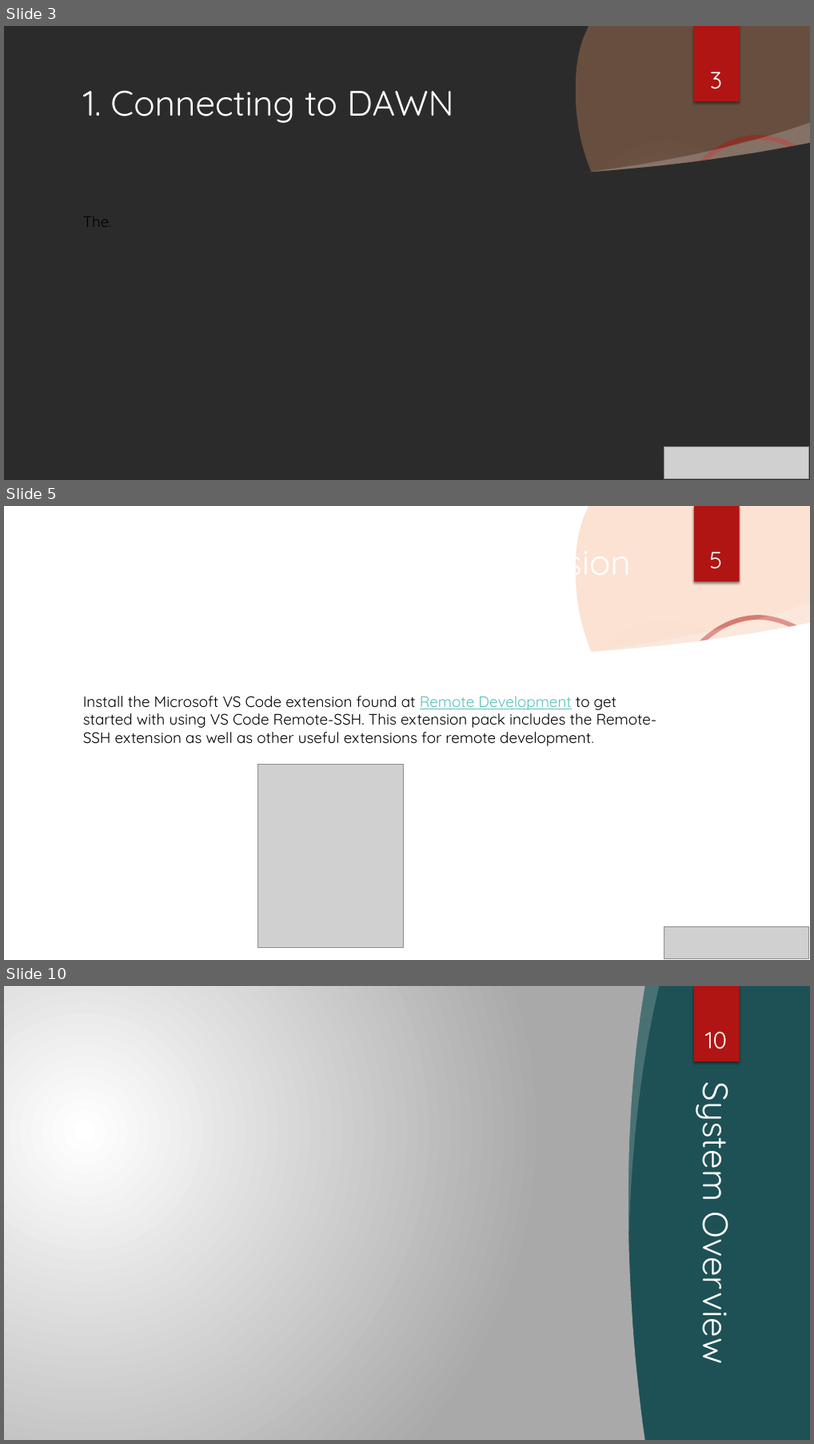
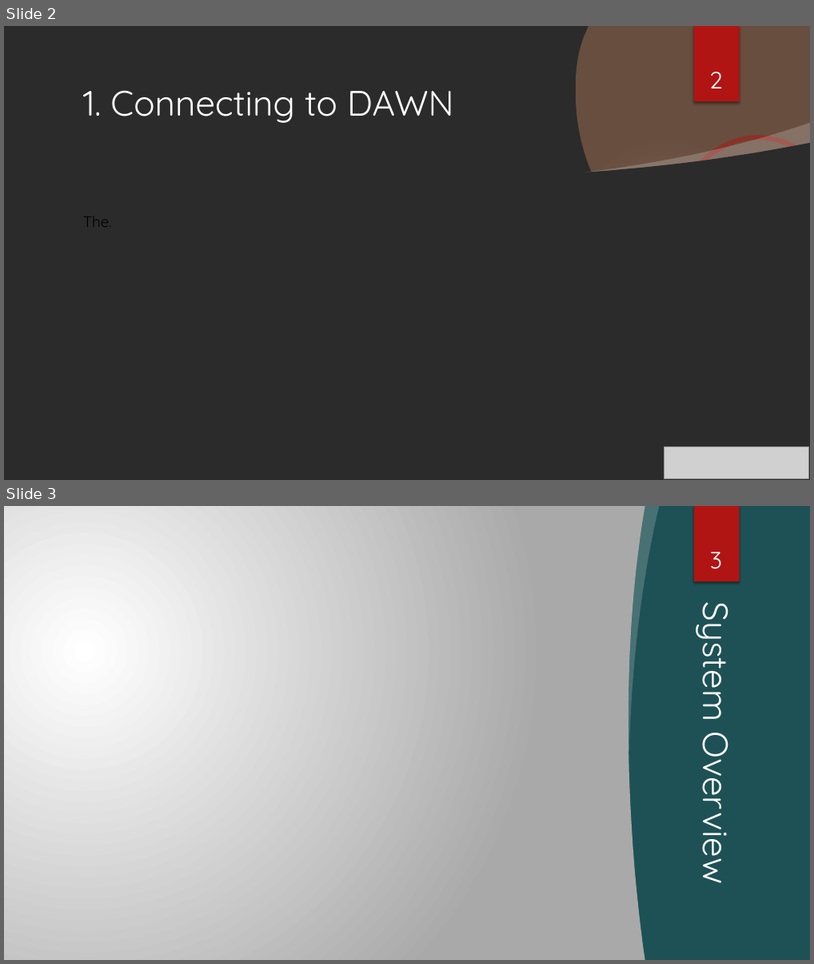
Before and after one commit to RSE-Cambridge/Intro-to-Dawn, a slide deck: Part3-PythonEnvironments/Slides/PyEnvs_onDAWN.pptx. Shown one above the other, each under a label of ours: slides 3, 5 and 10 before the commit, slides 2 and 3 after it; the slides between them are not shown. The pictures are 814x1444 and 814x964 pixels, drawn with LibreOffice and Linux fonts; fonts in the diff are those of the drawing; grey boxes stand for pictures; background and template pictures are left out; a plain dark background stands for a picture behind light text. Boxes give left, top, right and bottom in pixels: in the first picture for what was removed or moved away, otherwise in the second. Text is boxed around its words. In the diff, an @@ line names an element or a change of style, - is before the commit and + after.

Commit message:
VsCode tunnel on dawn
moved vscode on dawn

```diff
--- a/Part3-PythonEnvironments/Slides/PyEnvs_onDAWN.pptx
+++ b/Part3-PythonEnvironments/Slides/PyEnvs_onDAWN.pptx
@@ slide 5 removed at (x1=4, y1=506, x2=810, y2=960), background picture (left out); not listed: 4 template elements that a slide beside it also shows @@
@@ rectangle removed at (x1=694, y1=506, x2=740, y2=582) @@
@@ page number removed at (x1=710, y1=552, x2=722, y2=568) @@
-5
@@ freeform shape removed at (x1=4, y1=623, x2=810, y2=960) @@
@@ freeform shape removed at (x1=581, y1=603, x2=810, y2=657) @@
@@ text removed at (x1=83, y1=696, x2=658, y2=746) @@
-Install the Microsoft VS Code extension found at Remote Development to get started with using VS Code Remote-SSH. This extension pack includes the Remote-SSH extension as well as other useful extensions for remote development.
@@ title removed at (x1=401, y1=696, x2=571, y2=724) @@
-1. Remote Development Extension on DAWN
@@ picture removed at (x1=258, y1=764, x2=403, y2=947) @@
@@ picture removed at (x1=665, y1=927, x2=810, y2=959) @@
@@ what was slide 3 is now slide 2 @@
@@ page number at (x1=710, y1=72, x2=723, y2=88): text changed @@
-3
+2
@@ what was slide 10 is now slide 3 @@
@@ page number at (x1=710, y1=552, x2=722, y2=569): text changed @@
-10
+3
```
Also in this commit, not shown: 1 slide changed, 6 other slides removed, 1 other file.
